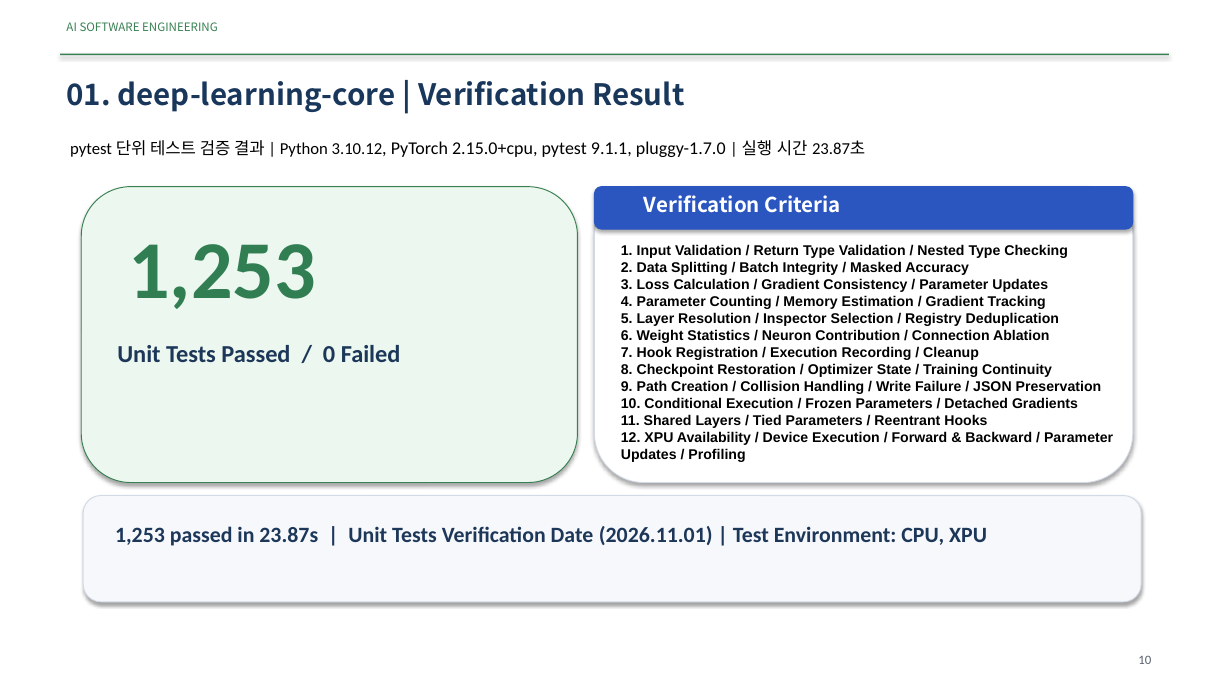
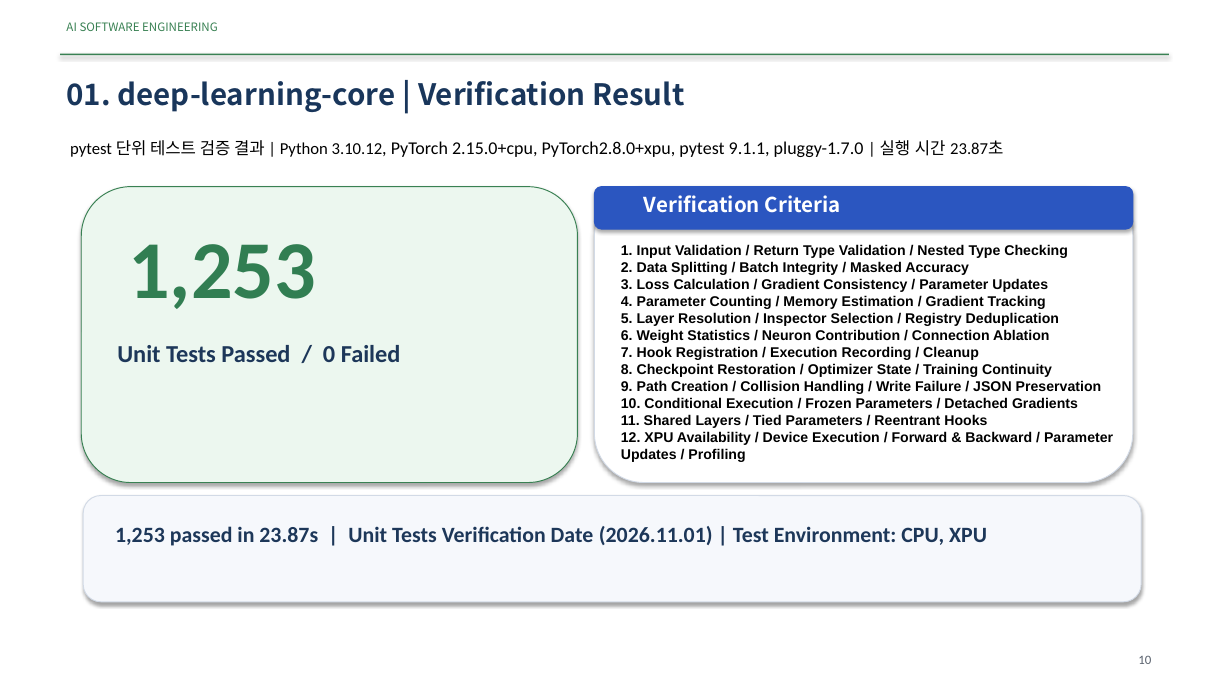
Before and after one commit to withlionbuddha/technical-documents, a slide deck: slide 10 of project-portfolio/AI_Software_Engineer_Portfolio_v.0.1.1.pptx. Drawn at 1232x693 pixels with LibreOffice and Linux fonts; fonts in the diff are those of the drawing. Boxes give left, top, right and bottom in pixels: in the first picture for what was removed or moved away, otherwise in the second. Text is boxed around its words. In the diff, an @@ line names an element or a change of style, - is before the commit and + after.

Commit message:
[fix] add PyTorch2.8.0+xpu

```diff
--- a/project-portfolio/AI_Software_Engineer_Portfolio_v.0.1.1.pptx
+++ b/project-portfolio/AI_Software_Engineer_Portfolio_v.0.1.1.pptx
@@ text at [70, 140, 1003, 157]: text changed @@
-pytest 단위 테스트 검증 결과 | Python 3.10.12, PyTorch 2.15.0+cpu, pytest 9.1.1, pluggy-1.7.0 | 실행 시간 23.87초
+pytest 단위 테스트 검증 결과 | Python 3.10.12, PyTorch 2.15.0+cpu, PyTorch2.8.0+xpu, pytest 9.1.1, pluggy-1.7.0 | 실행 시간 23.87초
```
